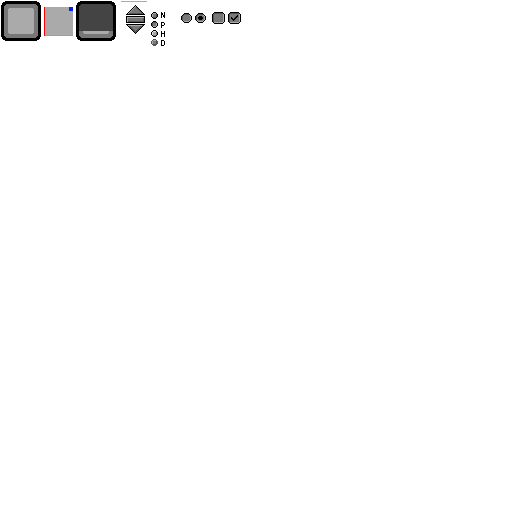
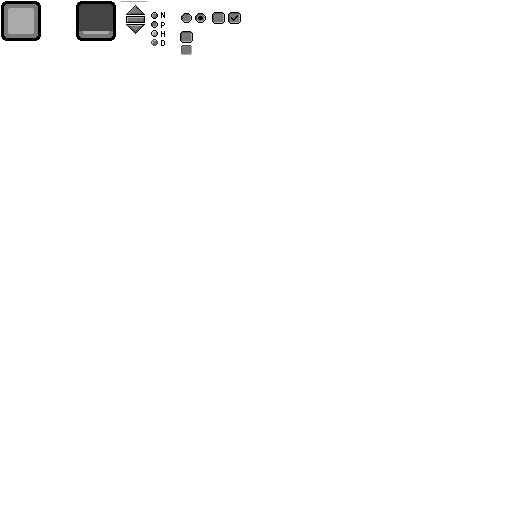
Layers edited between the first and the second 512 × 512 image:
painted on "Background" over [left=44, top=7, right=193, bottom=55]
